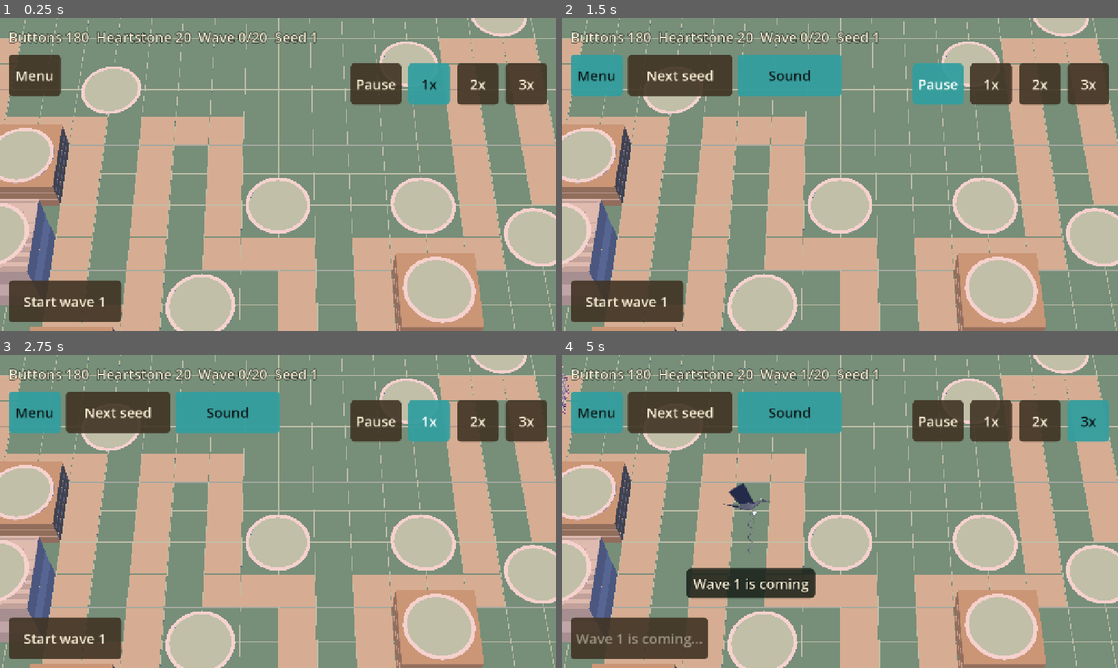
Above: before the commit, frames 1-4 (two rows, left to right).
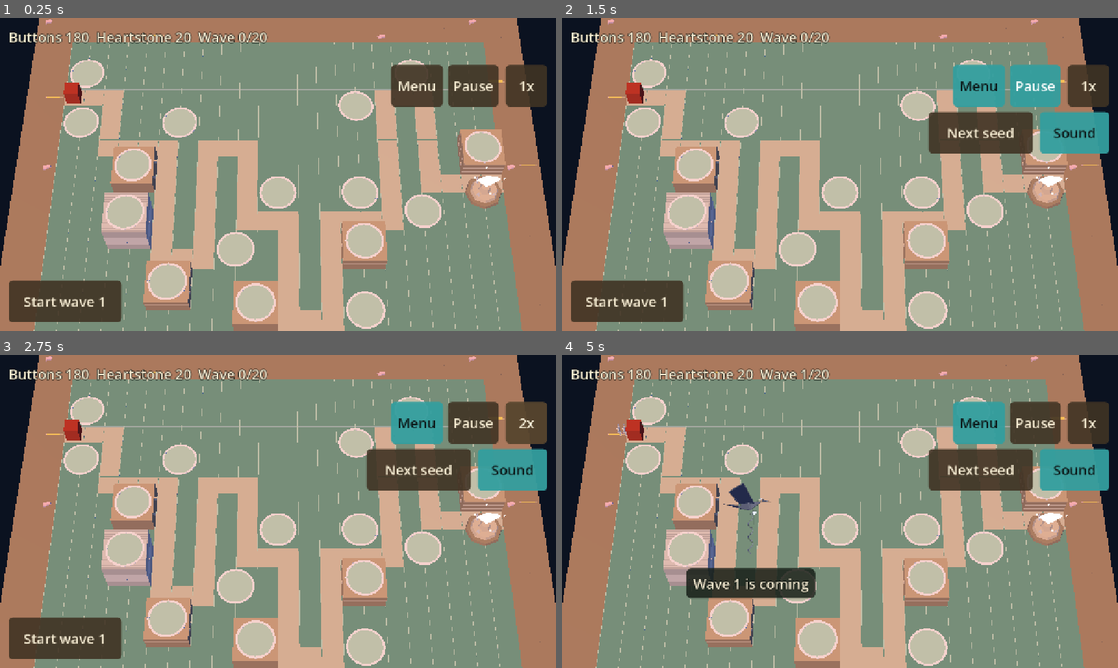
Above: after the commit, the same moments.

Repository: juanpalopez/psychic-bassoon
Game: Godot game, scene res://main.tscn
Same seed, same stepped clock (60 frames per second), same inputs: the game is played once before the commit and once after it.
Inputs:
- Up to frame 1 (0.25 s): no input
- Up to frame 2 (1.5 s): click "Menu" at 0.5 s; click "Pause" at 1.25 s
- Up to frame 3 (2.75 s): click "1x" at 2 s
- Up to frame 4 (5 s): click "2x" at 2.75 s; click "3x" at 3.5 s; click "Start wave 1" at 4.25 s

The runs differ from the first frame. In frame 1, 63% of the frame differs, in the area x 0-100%, y 0-100%; in frame 2, 69%; in frame 3, 67%; in frame 4, 70%.

Commit message:
feat(ui): start on the whole board with a lighter HUD and smaller units (#257)
* feat(ui): start on the whole board with a lighter HUD and smaller units

The run starts with the whole board in view (closest zoom 100 px a cell), the
stats chip drops the seed, one button cycles the speed beside Pause, Menu moves
to the top right with Next seed and Sound under it, and the Start wave button
steps aside while a wave is coming out (the crow says it). Foes and guards are
sized to the road.

Closes #256

Co-Authored-By: Claude Sonnet 5.5 <noreply@anthropic.com>
Claude-Session: https://claude.ai/code/session_013kCD1gD2mF2bzJQYitQCV3

* test(ui): pin the hidden Start wave button and the speed press

Also widen the tap-target check to the open Menu and the tower panel.

Refs #256

Co-Authored-By: Claude Sonnet 5.5 <noreply@anthropic.com>
Claude-Session: https://claude.ai/code/session_013kCD1gD2mF2bzJQYitQCV3

---------

Co-authored-by: Claude Sonnet 5.5 <noreply@anthropic.com>

Diff:
--- a/godot/main.gd
+++ b/godot/main.gd
@@ -10,9 +10,8 @@
 extends Node3D
 
 const EARLY_RULES := preload("res://content/game_rules.gd")
-## The view a run starts in: about 13 cells across and 9 down, the size of units and sockets
-## the owner picked from a reference; pinching out shows the whole board.
-const START_ZOOM := 0.7
+## The view a run starts in: the whole board, centred (owner decision, 2026-10-14).
+const START_ZOOM := 0.0
 const MESSAGE_SECONDS := 2.0
 const FREE_COLOUR := Color(0.2, 0.9, 0.9, 0.55)
 const BLOCKED_COLOUR := Color(0.95, 0.3, 0.25, 0.55)
@@ -359,6 +358,7 @@
 ## The launch button says what a press would do, and rests while it cannot.
 func _update_launch_button() -> void:
 	var next := _game.wave + 1
+	_launch.visible = true
 	if _game.won:
 		_launch.text = "You won"
 		_launch.disabled = true
@@ -366,8 +366,10 @@
 		_launch.text = "Game over"
 		_launch.disabled = true
 	elif not _game.spawners.is_empty():
-		_launch.text = "Wave %d is coming..." % _game.wave
+		# the Messenger Crow says the wave is coming; the button just steps aside
+		_launch.visible = false
 		_launch.disabled = true
+		return
 	elif _game.wave >= EARLY_RULES.WIN_WAVE:
 		_launch.text = "Final wave"
 		_launch.disabled = true
--- a/godot/main.tscn
+++ b/godot/main.tscn
@@ -62,32 +62,41 @@
 
 [node name="MenuButton" type="Button" parent="Hud"]
 theme = ExtResource("10_theme")
+anchor_left = 1.0
+anchor_right = 1.0
+offset_left = -380.0
+offset_top = 108.0
+offset_right = -260.0
+offset_bottom = 204.0
+grow_horizontal = 0
 custom_minimum_size = Vector2(120, 96)
-offset_left = 20.0
-offset_top = 84.0
-offset_right = 140.0
-offset_bottom = 180.0
 toggle_mode = true
 text = "Menu"
 
 [node name="NextSeed" type="Button" parent="Hud"]
 visible = false
 theme = ExtResource("10_theme")
+anchor_left = 1.0
+anchor_right = 1.0
+offset_left = -436.0
+offset_top = 216.0
+offset_right = -196.0
+offset_bottom = 312.0
+grow_horizontal = 0
 custom_minimum_size = Vector2(240, 96)
-offset_left = 152.0
-offset_top = 84.0
-offset_right = 392.0
-offset_bottom = 180.0
 text = "Next seed"
 
 [node name="Sound" type="Button" parent="Hud"]
 visible = false
 theme = ExtResource("10_theme")
-custom_minimum_size = Vector2(240, 96)
-offset_left = 404.0
-offset_top = 84.0
-offset_right = 644.0
-offset_bottom = 180.0
+anchor_left = 1.0
+anchor_right = 1.0
+offset_left = -180.0
+offset_top = 216.0
+offset_right = -20.0
+offset_bottom = 312.0
+grow_horizontal = 0
+custom_minimum_size = Vector2(160, 96)
 toggle_mode = true
 button_pressed = true
 text = "Sound"
@@ -106,15 +115,16 @@
 
 [node name="Message" type="Label" parent="Hud"]
 theme = ExtResource("10_theme")
-visible = false
 anchor_left = 0.5
 anchor_right = 0.5
-offset_left = -300.0
-offset_top = 212.0
-offset_right = 300.0
-offset_bottom = 268.0
+offset_left = -200.0
+offset_top = 120.0
+offset_right = 200.0
+offset_bottom = 176.0
 grow_horizontal = 2
+visible = false
 horizontal_alignment = 1
+autowrap_mode = 3
 
 [node name="BuildMenu" type="PanelContainer" parent="Hud"]
 theme = ExtResource("10_theme")
@@ -157,10 +167,10 @@
 theme = ExtResource("10_theme")
 anchor_left = 1.0
 anchor_right = 1.0
-offset_left = -460.0
-offset_top = 104.0
+offset_left = -240.0
+offset_top = 108.0
 offset_right = -20.0
-offset_bottom = 200.0
+offset_bottom = 204.0
 grow_horizontal = 0
 script = ExtResource("12_speed")
 
--- a/godot/render/camera_rig.gd
+++ b/godot/render/camera_rig.gd
@@ -1,7 +1,7 @@
 ## The board camera: it frames the whole board, and lets the player pan and zoom.
 ##
 ## The view is one number, `zoom`, from 0 (the whole board in view, looking down
-## at 62 degrees) to 1 (close, looking in at 56 degrees, cells about 120 px wide
+## at 62 degrees) to 1 (close, looking in at 56 degrees, cells about 100 px wide
 ## on the 720 px canvas); a pinch or the mouse wheel moves it. The pitch barely changes:
 ## a steep, nearly top-down view keeps units and sockets readable at every zoom. A one-finger drag
 ## pans, within the board and rubber-banding back after release. The field of
@@ -19,7 +19,7 @@
 const MAX_PITCH := 62.0
 const MIN_PITCH := 56.0
 ## How wide a cell is, in pixels of the 720 px canvas, at the closest zoom.
-const CLOSEST_CELL_PIXELS := 120.0
+const CLOSEST_CELL_PIXELS := 100.0
 ## How far the target may leave the centre, as a share of the board's half size
 ## at full zoom; zoomed out there is nothing to pan.
 const PAN_LIMIT_SHARE := 0.9
--- a/godot/render/foes_view.gd
+++ b/godot/render/foes_view.gd
@@ -29,9 +29,9 @@
 ## scaled to that height with its feet on the road and faces +Z at yaw 0, keeps its own
 ## materials and is darkened as the foe is hurt; a missing file leaves the capsule.
 const MODELS := {
-	"scrapGoblin": {"path": "res://assets/models/enemies/scrap_goblin.glb", "height": 1.3},
-	"corrugatedOrc": {"path": "res://assets/models/enemies/corrugated_orc.glb", "height": 2.0},
-	"cardboardGolem": {"path": "res://assets/models/enemies/cardboard_golem.glb", "height": 3.2},
+	"scrapGoblin": {"path": "res://assets/models/enemies/scrap_goblin.glb", "height": 0.8},
+	"corrugatedOrc": {"path": "res://assets/models/enemies/corrugated_orc.glb", "height": 1.2},
+	"cardboardGolem": {"path": "res://assets/models/enemies/cardboard_golem.glb", "height": 2.0},
 }
 ## A foe that has not moved yet faces along the road, towards +x.
 const DEFAULT_YAW := PI / 2.0
--- a/godot/render/guards_view.gd
+++ b/godot/render/guards_view.gd
@@ -10,7 +10,7 @@
 ## Feet stand on the lane.
 const GROUND := Board.ROAD_HEIGHT
 const BODY_RADIUS := 0.2
-const BODY_HEIGHT := 1.0
+const BODY_HEIGHT := 0.7
 const BAR_WIDTH := 0.5
 const BAR_THICKNESS := 0.06
 const BAR_GAP := 0.12
--- a/godot/render/shots_view.gd
+++ b/godot/render/shots_view.gd
@@ -16,7 +16,7 @@
 ## Where up the drawn tower a shot leaves it, as a share of its height.
 const MUZZLE_SHARE := 0.8
 ## Where on a foe a shot or beam ends, above the ground.
-const BODY_HEIGHT := 0.7
+const BODY_HEIGHT := 0.4
 const SHOT_COLOUR := Color(1.0, 0.95, 0.6, 1.0)
 const BEAM_COLOUR := Color(0.9, 0.5, 1.0, 1.0)
 const RING_COLOUR := Color(1.0, 0.7, 0.3, 0.35)
--- a/godot/tests/render/test_camera_rig.gd
+++ b/godot/tests/render/test_camera_rig.gd
@@ -89,12 +89,12 @@
 
 
 func test_the_closest_view_is_never_further_than_the_fit_and_shows_big_cells() -> void:
-	var fit := 20.0
+	var fit := 30.0
 	# a tall canvas: cells reach the target size before the fit distance
 	var close := CameraRig.closest_distance(FOV, 720.0, fit)
 	assert_lt(close, fit)
-	# 120 px per cell on a 720 px canvas
-	assert_almost_eq(720.0 / (2.0 * close * tan(deg_to_rad(FOV) / 2.0)), 120.0, 1e-6)
+	# 100 px per cell on a 720 px canvas
+	assert_almost_eq(720.0 / (2.0 * close * tan(deg_to_rad(FOV) / 2.0)), 100.0, 1e-6)
 	# a canvas so tall that cells are already bigger than that when the board
 	# fits: there is nothing to zoom into, so the limit yields to the fit
 	assert_eq(CameraRig.closest_distance(FOV, 100000.0, fit), fit)
--- a/godot/tests/test_camera_input.gd
+++ b/godot/tests/test_camera_input.gd
@@ -75,7 +75,8 @@
 	await get_tree().process_frame
 	var rig := main.get_node("CameraRig") as CameraRig
 	var start := rig.zoom
-	assert_almost_eq(start, main.START_ZOOM, 1e-9, "a run starts a little zoomed in")
+	assert_almost_eq(start, main.START_ZOOM, 1e-9)
+	assert_eq(start, 0.0, "a run starts with the whole board in view")
 	for wheel in [MOUSE_BUTTON_WHEEL_UP, MOUSE_BUTTON_WHEEL_UP]:
 		var event := InputEventMouseButton.new()
 		event.button_index = wheel
--- a/godot/tests/test_hud_flow.gd
+++ b/godot/tests/test_hud_flow.gd
@@ -18,7 +18,14 @@
 	var main := await _main()
 	# a fresh game and clock: the frame the scene ran while starting used real time
 	main._start(main.game().seed)
-	((main.get_node("Hud/SpeedBar") as SpeedBar).buttons()[speed_index]).pressed.emit()
+	# the speed button cycles, so reach a speed by pressing it until it shows that speed
+	var bar := main.get_node("Hud/SpeedBar") as SpeedBar
+	for press in GameSpeed.SPEEDS.size():
+		if bar.buttons()[1].text == "%dx" % speed_index:
+			break
+		bar.buttons()[1].pressed.emit()
+		main._process(0.0)
+	assert_eq(bar.buttons()[1].text, "%dx" % speed_index)
 	main._process(seconds)
 	return main.game().tick_count
 
@@ -48,7 +55,7 @@
 	var game: GameState = main.game()
 	var texts: Array[String] = (main.get_node("Hud/TopBar") as TopBar).texts()
 	assert_eq(texts[0], "Buttons %d" % game.buttons)
-	assert_eq(texts[3], "Seed %d" % game.seed)
+	assert_eq(texts.size(), 3, "the seed is not on the HUD any more")
 
 
 func test_the_game_over_overlay_shows_only_when_the_game_is_over() -> void:
@@ -139,7 +146,7 @@
 func test_every_visible_hud_button_is_at_least_44_px_on_a_844x390_phone() -> void:
 	# the 1558x720 canvas is drawn at 390/720 of its size on that phone
 	var scale := 390.0 / 720.0
-	for shown in ["", "GameOver", "BuildMenu"]:
+	for shown in ["", "GameOver", "BuildMenu", "TowerPanel", "Menu"]:
 		var port := SubViewport.new()
 		port.size = Vector2i(1558, 720)
 		add_child_autofree(port)
@@ -151,6 +158,12 @@
 			(main.get_node("Hud/GameOver") as GameOverPanel).show_for(1)
 		elif shown == "BuildMenu":
 			(main.get_node("Hud/BuildMenu") as Control).visible = true
+		elif shown == "TowerPanel":
+			var tower := Tower.new()
+			tower.type = "thimbleMortar"
+			(main.get_node("Hud/TowerPanel") as TowerPanel).show_tower(tower, 100)
+		elif shown == "Menu":
+			(main.get_node("Hud/MenuButton") as Button).button_pressed = true
 		await get_tree().process_frame
 		var checked := 0
 		for node in main.get_node("Hud").find_children("*", "Button", true, false):
@@ -159,7 +172,9 @@
 				checked += 1
 				assert_gte(button.get_global_rect().size.y * scale, 44.0, button.text)
 				assert_gte(button.get_global_rect().size.x * scale, 44.0, button.text)
-		assert_gt(checked, 5, shown)
+		# Menu, Pause, speed and Start wave; a panel or the open Menu adds its own buttons
+		var expected := {"": 4, "GameOver": 5, "BuildMenu": 9, "TowerPanel": 6, "Menu": 6}
+		assert_gte(checked, int(expected[shown]), shown)
 
 
 func test_a_new_game_starts_running_at_normal_speed() -> void:
@@ -216,3 +231,12 @@
 	assert_true(sound.visible)
 	(main.get_node("Hud/MenuButton") as Button).button_pressed = false
 	assert_false(next_seed.visible)
+
+
+func test_a_speed_press_while_paused_resumes_at_that_speed() -> void:
+	var main := await _main()
+	var bar := main.get_node("Hud/SpeedBar") as SpeedBar
+	bar.buttons()[0].pressed.emit()
+	assert_eq(main._speed.ticks_speed(), 0)
+	bar.buttons()[1].pressed.emit()
+	assert_eq(main._speed.ticks_speed(), 2, "choosing a speed resumes")
--- a/godot/tests/test_waves_greybox.gd
+++ b/godot/tests/test_waves_greybox.gd
@@ -46,11 +46,13 @@
 	launch.pressed.emit()
 	_frames(main, 0.5)
 	assert_true(launch.disabled)
+	assert_false(launch.visible, "the button steps aside while foes come out")
 	var game: GameState = main.game()
 	game.heartstone_health = 100000
 	while not game.spawners.is_empty():
 		_frames(main, 0.5)
 	assert_false(launch.disabled)
+	assert_true(launch.visible, "and comes back for the early call")
 	# 10 + 1 * 2
 	assert_string_contains(launch.text, "Call wave 2 early (+12)")
 
@@ -86,6 +88,7 @@
 	assert_eq(main.game().foes.size(), 0)
 	assert_eq((main.get_node("Foes") as FoesView).visible_count("scrapGoblin"), 0)
 	assert_string_contains((main.get_node("Hud/LaunchWave") as Button).text, "Start wave 1")
+	assert_true((main.get_node("Hud/LaunchWave") as Button).visible)
 
 
 func test_the_top_bar_fits_beside_the_speed_buttons_even_at_game_over() -> void:
@@ -102,3 +105,14 @@
 	# the bar has 1280 - 20 - 500 px before it would run under the speed buttons
 	var bar := main.get_node("Hud/TopBar") as TopBar
 	assert_lt(bar.get_combined_minimum_size().x, 760.0, text)
+
+
+func test_restarting_in_the_middle_of_a_wave_brings_the_button_back() -> void:
+	var main := await _main()
+	var launch := main.get_node("Hud/LaunchWave") as Button
+	launch.pressed.emit()
+	_frames(main, 0.5)
+	assert_false(launch.visible)
+	main._start(main.game().seed)
+	assert_true(launch.visible)
+	assert_string_contains(launch.text, "Start wave 1")
--- a/godot/tests/ui/test_speed_bar.gd
+++ b/godot/tests/ui/test_speed_bar.gd
@@ -1,4 +1,4 @@
-## The pause button and the 1x, 2x, 3x buttons.
+## Pause, and the one button that cycles the speed 1x, 2x, 3x.
 extends GutTest
 
 
@@ -8,21 +8,26 @@
 	return bar
 
 
-func test_it_has_pause_then_three_speeds_labelled() -> void:
-	var bar := _bar()
+func test_it_has_pause_and_a_speed_button_showing_1x() -> void:
 	var labels: Array[String] = []
-	for button in bar.buttons():
+	for button in _bar().buttons():
 		labels.append(button.text)
-	assert_eq(labels, ["Pause", "1x", "2x", "3x"])
+	assert_eq(labels, ["Pause", "1x"])
 
 
-func test_pressing_a_speed_announces_it() -> void:
+func test_pressing_the_speed_button_asks_for_the_next_speed_and_wraps() -> void:
 	var bar := _bar()
+	var speed := GameSpeed.new()
 	watch_signals(bar)
-	bar.buttons()[3].pressed.emit()
+	bar.buttons()[1].pressed.emit()
+	assert_signal_emitted_with_parameters(bar, "speed_chosen", [2])
+	speed.choose(2)
+	bar.show_speed(speed)
+	bar.buttons()[1].pressed.emit()
 	assert_signal_emitted_with_parameters(bar, "speed_chosen", [3])
-	bar.buttons()[1].pressed.emit()
-	assert_signal_emitted_with_parameters(bar, "speed_chosen", [1])
+	speed.choose(3)
+	bar.show_speed(speed)
+	assert_eq(bar.next_speed(), 1, "after the last speed comes the first")
 
 
 func test_pressing_pause_announces_it() -> void:
@@ -32,11 +37,12 @@
 	assert_signal_emitted(bar, "pause_toggled")
 
 
-func test_the_active_speed_is_marked() -> void:
+func test_the_speed_button_shows_the_speed_and_pause_is_marked() -> void:
 	var bar := _bar()
 	var speed := GameSpeed.new()
 	speed.choose(2)
 	bar.show_speed(speed)
+	assert_eq(bar.buttons()[1].text, "2x")
 	assert_eq(bar.active_labels(), ["2x"])
 	speed.toggle_pause()
 	bar.show_speed(speed)
--- a/godot/tests/ui/test_top_bar.gd
+++ b/godot/tests/ui/test_top_bar.gd
@@ -1,4 +1,4 @@
-## The top bar: Buttons, Heartstone health, wave and seed.
+## The stats chip: Buttons, Heartstone health and wave.
 extends GutTest
 
 
@@ -15,7 +15,7 @@
 	game.wave = 3
 	var bar := _bar()
 	bar.show_state(game)
-	assert_eq(bar.texts(), ["Buttons 123", "Heartstone 14", "Wave 3/20", "Seed 7"])
+	assert_eq(bar.texts(), ["Buttons 123", "Heartstone 14", "Wave 3/20"])
 
 
 func test_it_follows_the_game_when_it_changes() -> void:
--- a/godot/ui/speed_bar.gd
+++ b/godot/ui/speed_bar.gd
@@ -1,48 +1,57 @@
-## Pause and the 1x, 2x, 3x buttons. It does not touch the game: it announces
-## the choice and shows which one is active.
+## Pause, and one button that cycles the speed 1x, 2x, 3x. It does not touch the game: it
+## announces the choice and shows which speed is active.
 class_name SpeedBar
 extends HBoxContainer
 
 signal speed_chosen(speed: int)
 signal pause_toggled
 
-const BUTTON_SIZE := Vector2(96.0, 96.0)
+const PAUSE_SIZE := Vector2(110.0, 96.0)
+const SPEED_SIZE := Vector2(96.0, 96.0)
 
-var _buttons: Array[Button] = []
+var _pause: Button
+var _cycle: Button
+var _speed := GameSpeed.SPEEDS[0]
 
 
 func _ready() -> void:
-	_add_button("Pause").pressed.connect(func() -> void: pause_toggled.emit())
-	for value in GameSpeed.SPEEDS:
-		_add_button("%dx" % value).pressed.connect(func() -> void: speed_chosen.emit(value))
+	_pause = _add_button("Pause", PAUSE_SIZE)
+	_pause.pressed.connect(func() -> void: pause_toggled.emit())
+	_cycle = _add_button("%dx" % _speed, SPEED_SIZE)
+	_cycle.toggle_mode = false
+	_cycle.pressed.connect(func() -> void: speed_chosen.emit(next_speed()))
 
 
-## Pause first, then one button per speed.
+## Pause first, then the speed button.
 func buttons() -> Array[Button]:
-	return _buttons
+	return [_pause, _cycle]
 
 
-## Marks the active button: Pause while paused, else the chosen speed.
-func show_speed(speed: GameSpeed) -> void:
-	_buttons[0].button_pressed = speed.paused
-	for i in GameSpeed.SPEEDS.size():
-		_buttons[i + 1].button_pressed = not speed.paused and speed.speed == GameSpeed.SPEEDS[i]
+## The speed a press of the speed button would choose: the one after the shown speed,
+## back to the first after the last.
+func next_speed() -> int:
+	var at := GameSpeed.SPEEDS.find(_speed)
+	return GameSpeed.SPEEDS[(at + 1) % GameSpeed.SPEEDS.size()]
 
 
-## Texts of the buttons that are marked.
+## Shows the speed in use on the speed button, and marks Pause while paused.
+func show_speed(speed: GameSpeed) -> void:
+	_speed = speed.speed
+	_pause.button_pressed = speed.paused
+	_cycle.text = "%dx" % _speed
+
+
+## Texts of the buttons that are marked: Pause while paused, else the speed.
 func active_labels() -> Array[String]:
 	var result: Array[String] = []
-	for button in _buttons:
-		if button.button_pressed:
-			result.append(button.text)
+	result.append("Pause" if _pause.button_pressed else _cycle.text)
 	return result
 
 
-func _add_button(text: String) -> Button:
+func _add_button(text: String, size: Vector2) -> Button:
 	var button := Button.new()
 	button.text = text
 	button.toggle_mode = true
-	button.custom_minimum_size = BUTTON_SIZE
+	button.custom_minimum_size = size
 	add_child(button)
-	_buttons.append(button)
 	return button
--- a/godot/ui/top_bar.gd
+++ b/godot/ui/top_bar.gd
@@ -1,4 +1,4 @@
-## The top bar: Buttons, Heartstone health, wave and seed, one label each.
+## The stats chip: Buttons, Heartstone health and wave, one label each.
 class_name TopBar
 extends HBoxContainer
 
@@ -8,7 +8,7 @@
 
 
 func _ready() -> void:
-	for i in 4:
+	for i in 3:
 		var label := Label.new()
 		add_child(label)
 		_labels.append(label)
@@ -19,7 +19,6 @@
 	_labels[0].text = "Buttons %d" % game.buttons
 	_labels[1].text = "Heartstone %d" % game.heartstone_health
 	_labels[2].text = "Wave %d/%d" % [game.wave, RULES.WIN_WAVE]
-	_labels[3].text = "Seed %d" % game.seed
 
 
 ## The text of each label, in order.
